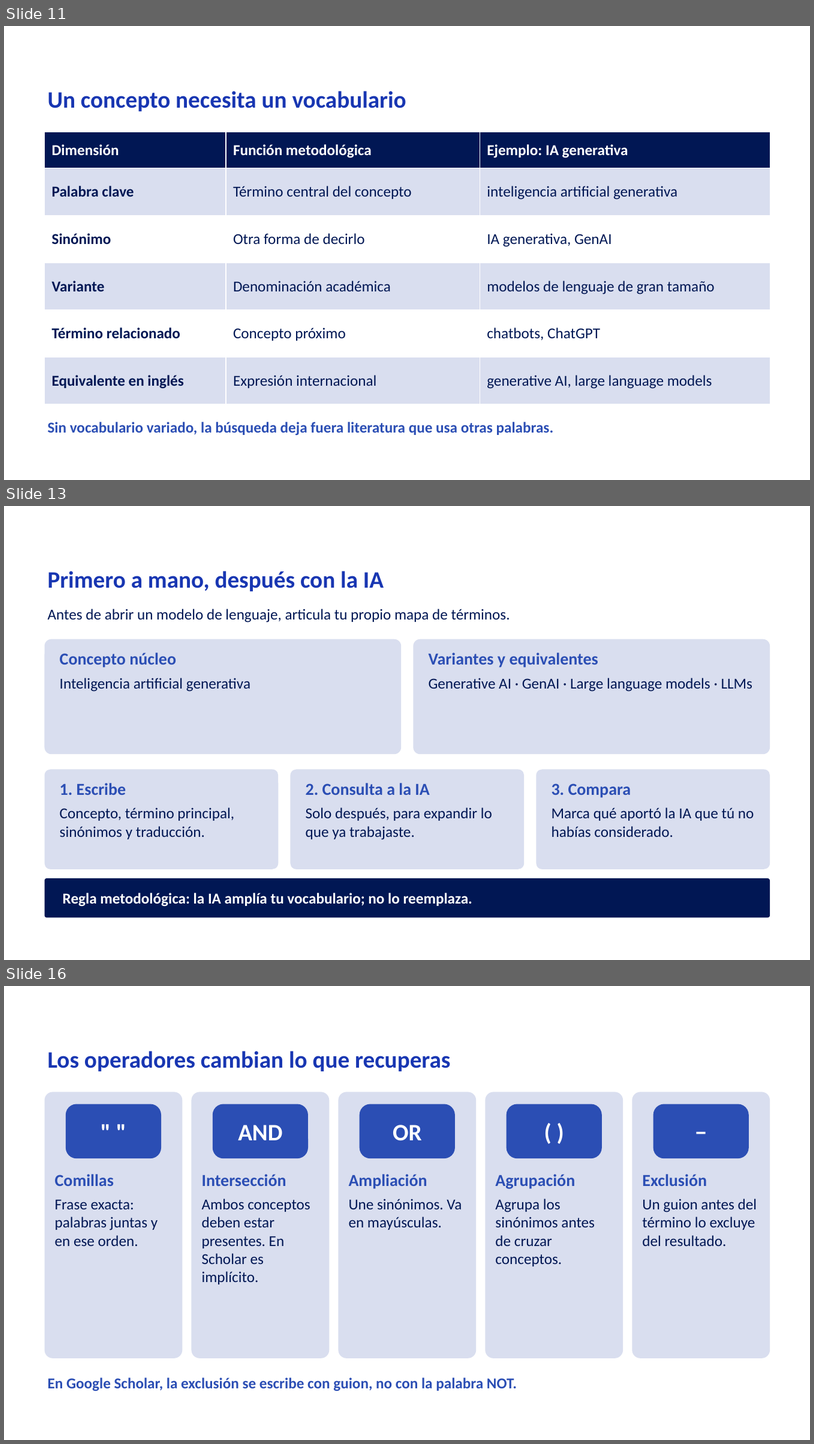
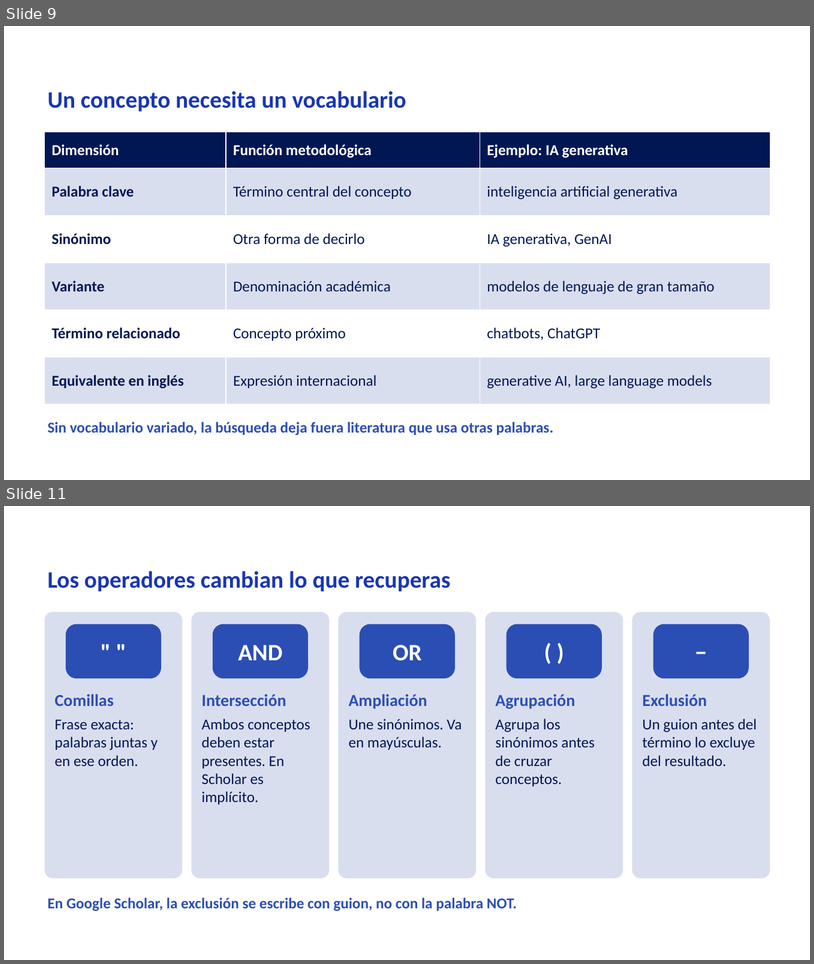
Before and after one commit to Rociosayan/analitica-empresarial-integrada, a slide deck: Sesion_04.pptx. Shown one above the other, each under a label of ours: slides 11, 13 and 16 before the commit, slides 9 and 11 after it; the slides between them are not shown. The pictures are 814x1444 and 814x964 pixels, drawn with LibreOffice and Linux fonts; fonts in the diff are those of the drawing; background and template pictures are left out. Boxes give left, top, right and bottom in pixels: in the first picture for what was removed or moved away, otherwise in the second. Text is boxed around its words. In the diff, an @@ line names an element or a change of style, - is before the commit and + after.

```diff
--- a/Sesion_04.pptx
+++ b/Sesion_04.pptx
@@ slide 13 removed at [4, 506, 810, 960], background picture (left out) @@
@@ text removed at [48, 571, 384, 591] @@
-Primero a mano, después con la IA
@@ text removed at [48, 609, 510, 622] @@
-Antes de abrir un modelo de lenguaje, articula tu propio mapa de términos.
@@ rounded rectangle removed at [45, 639, 401, 754] @@
@@ rounded rectangle removed at [414, 639, 770, 754] @@
@@ text removed at [60, 652, 251, 691] @@
-Concepto núcleo
-Inteligencia artificial generativa
@@ text removed at [429, 652, 753, 691] @@
-Variantes y equivalentes
-Generative AI · GenAI · Large language models · LLMs
@@ rounded rectangle removed at [45, 769, 279, 869] @@
@@ rounded rectangle removed at [291, 769, 525, 869] @@
@@ rounded rectangle removed at [536, 769, 770, 869] @@
@@ text removed at [60, 783, 234, 839] @@
-1. Escribe
-Concepto, término principal, sinónimos y traducción.
@@ text removed at [306, 783, 492, 840] @@
-2. Consulta a la IA
-Solo después, para expandir lo que ya trabajaste.
@@ text removed at [552, 783, 755, 837] @@
-3. Compara
-Marca qué aportó la IA que tú no habías considerado.
@@ rounded rectangle removed at [45, 878, 770, 918] @@
@@ text removed at [63, 892, 473, 906] @@
-Regla metodológica: la IA amplía tu vocabulario; no lo reemplaza.
@@ what was slide 11 is now slide 9 @@
@@ what was slide 16 is now slide 11 @@
```
Also in this commit, not shown: 3 slides changed, 11 other slides removed.
